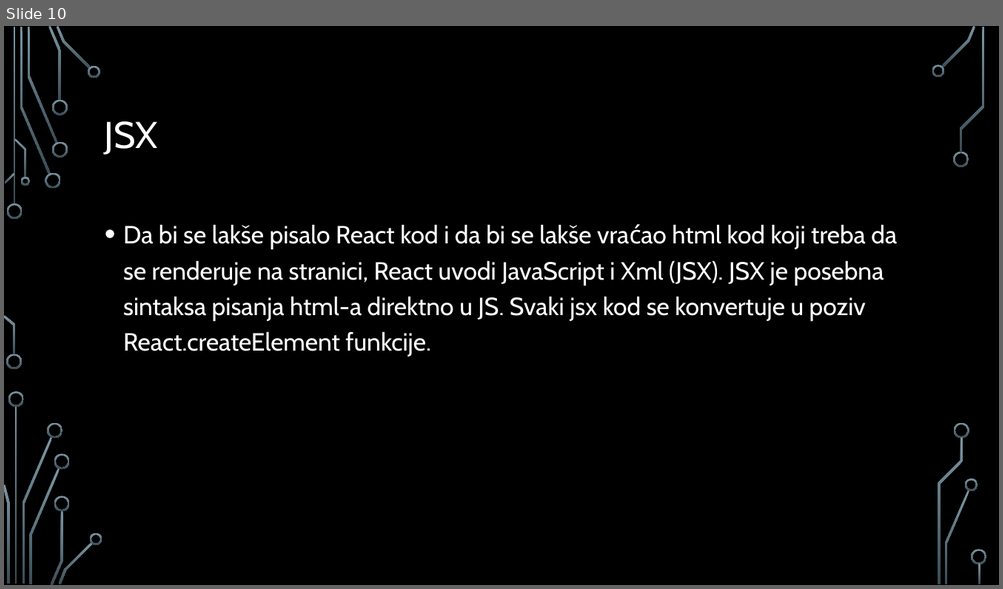
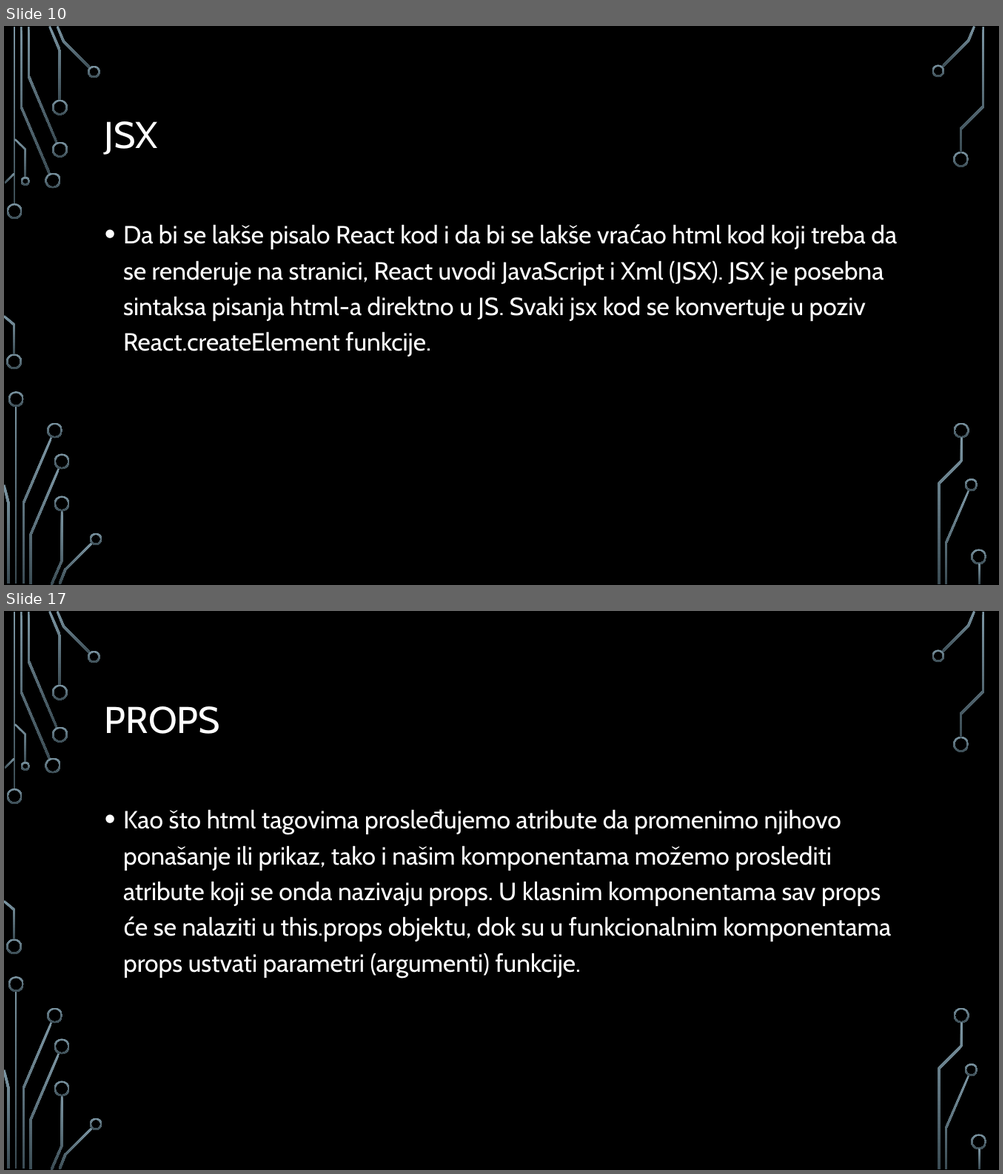
Before and after one commit to MihajloMilojevic/Sekcija, a slide deck: React/React - prezentacija.pptx. Shown one above the other, each under a label of ours: slide 10 before the commit, slides 10 and 17 after it; the slides between them are not shown. The pictures are 1003x589 and 1003x1174 pixels, drawn with LibreOffice and Linux fonts; fonts in the diff are those of the drawing; background and template pictures are left out. Boxes give left, top, right and bottom in pixels: in the first picture for what was removed or moved away, otherwise in the second. Text is boxed around its words. In the diff, an @@ line names an element or a change of style, - is before the commit and + after.

```diff
--- a/React/React - prezentacija.pptx
+++ b/React/React - prezentacija.pptx
@@ slide 17 added at [4,611,999,1170], background picture (left out); not listed: 36 template elements that a slide beside it also shows @@
@@ title added at [105,706,220,734], 36 pt, text #FFFFFF @@
+PROPS
@@ text added at [123,809,891,978], 24 pt, text #FFFFFF @@
+• Kao što html tagovima prosleđujemo atribute da promenimo njihovo ponašanje ili prikaz, tako i našim komponentama možemo proslediti atribute koji se onda nazivaju props. U klasnim komponentama sav props će se nalaziti u this.props objektu, dok su u funkcionalnim komponentama props ustvati parametri (argumenti) funkcije.
```
Also in this commit, not shown: 17 other slides added, 5 other files.
